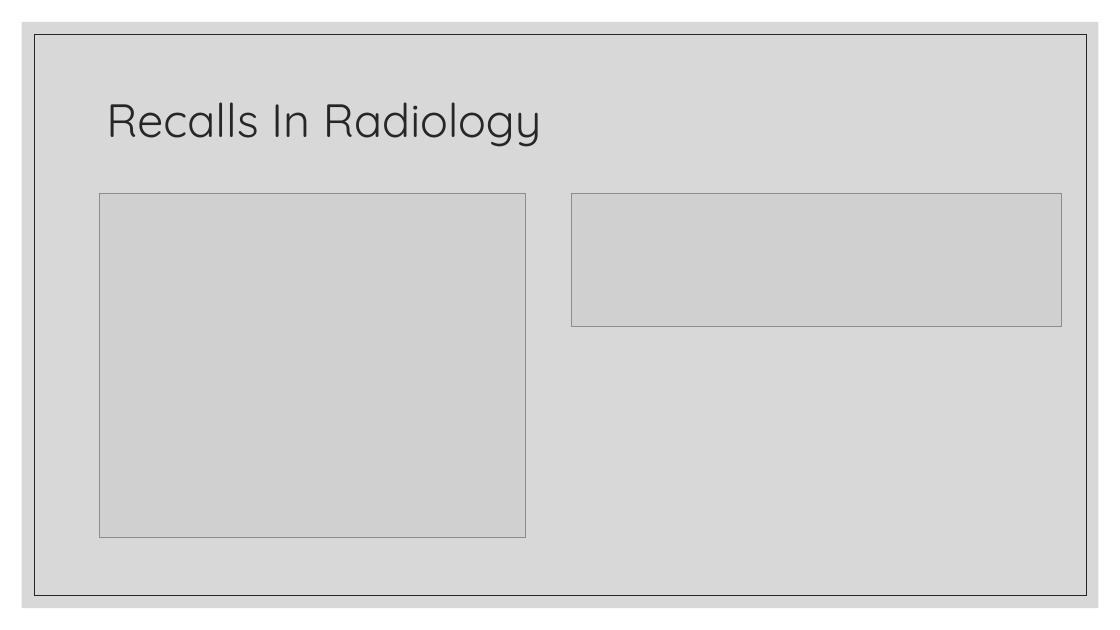
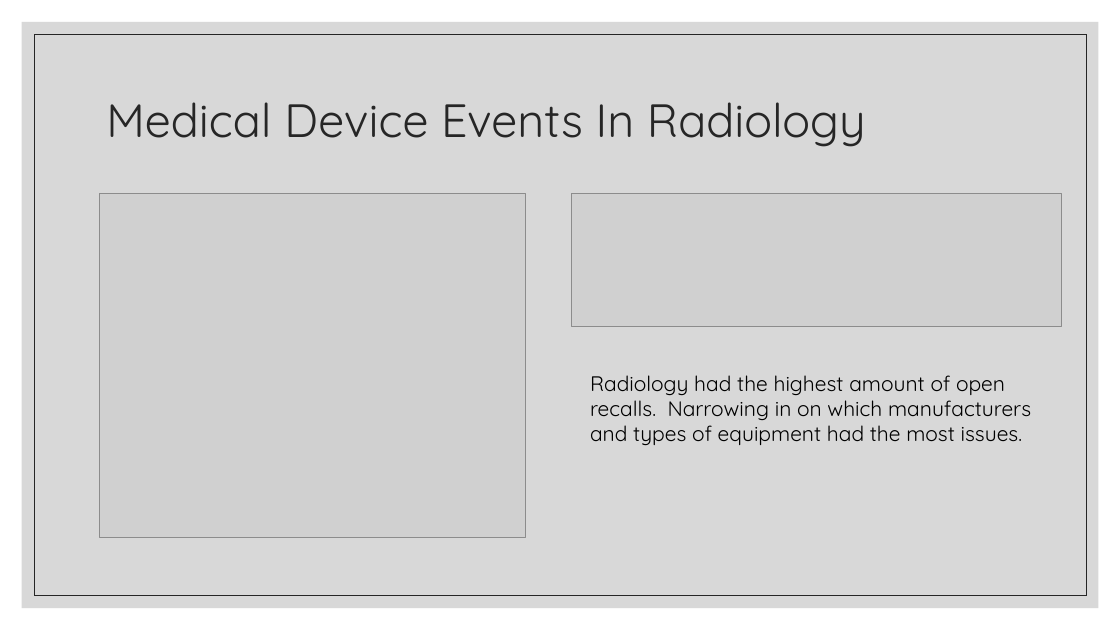
Before and after one commit to Cosette3737/Project1GroupB, a slide deck: slide 7 of Medical Device Report.pptx. Drawn at 1120x630 pixels with LibreOffice and Linux fonts; fonts in the diff are those of the drawing; grey boxes stand for pictures. Boxes give left, top, right and bottom in pixels: in the first picture for what was removed or moved away, otherwise in the second. Text is boxed around its words. In the diff, an @@ line names an element or a change of style, - is before the commit and + after.

```diff
--- a/Medical Device Report.pptx
+++ b/Medical Device Report.pptx
@@ title at <box>106,102,866,147</box>: text changed @@
-Recalls In Radiology
+Medical Device Events In Radiology
@@ text added at <box>590,375,1031,445</box>, 18 pt, text #000000 @@
+Radiology had the highest amount of open recalls. Narrowing in on which manufacturers and types of equipment had the most issues.
```
Also in this commit, not shown: 1 slide added, 1 slide removed, 1 other file.
